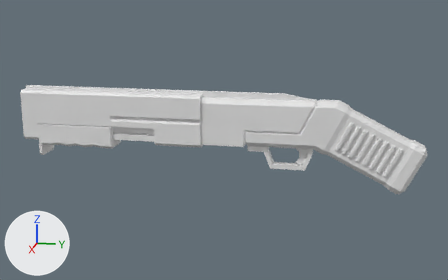
Renders of the FBX model Assets/Weapons/Shotgun/Shotgun Model.fbx from each side of a commit.
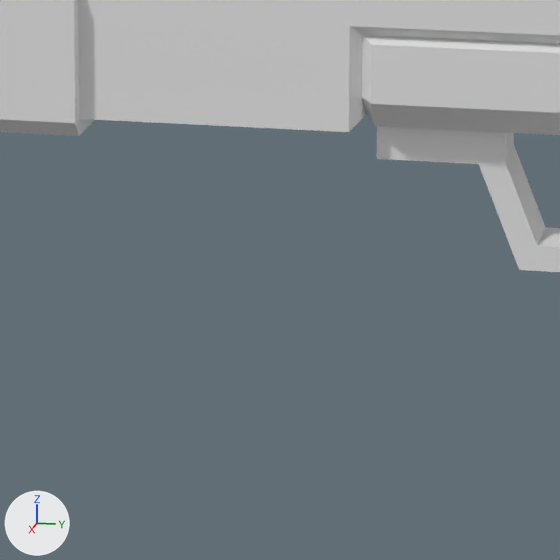
There are two pictures of each version: one whole from a 50 mm camera at (1.046, 0.258, 0.232) aimed at (-0.001, 0.049, -0.03), one close up on the part from 42% to 62% of the width and 45% to 76% of the height. The axes (+X, +Y, +Z) are drawn at lower left. The lights are the same throughout.

Names of what the first close-up shows: 'Shotgun'.
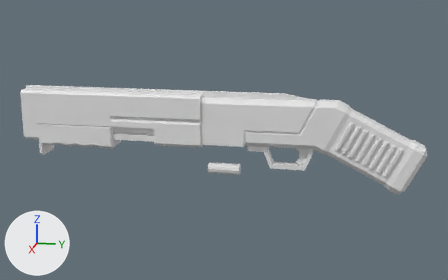
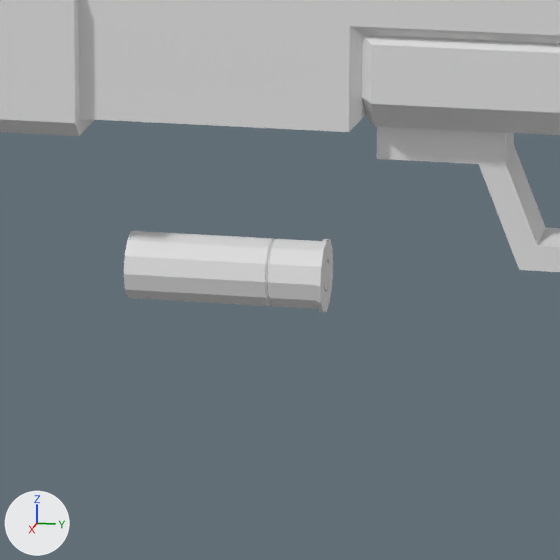
What the commit changed:
Mesh me_shotgun_001 is new.
It has 163 vertices, 169 faces and spans x -0.0105..0.0105, y 0.0215..0.0774, z -0.0924..-0.0714.
Object 'Shotgun.001' (ob_shotgun_001) is new; it shows me_shotgun_001.
Its location is (0.0, 0.0, 0.0).

Location of each change, (x1, y1, x2, y2) in pixels of the close-ups (560 x 560 px):
'Shotgun.001', added: after (124, 231, 333, 312)
